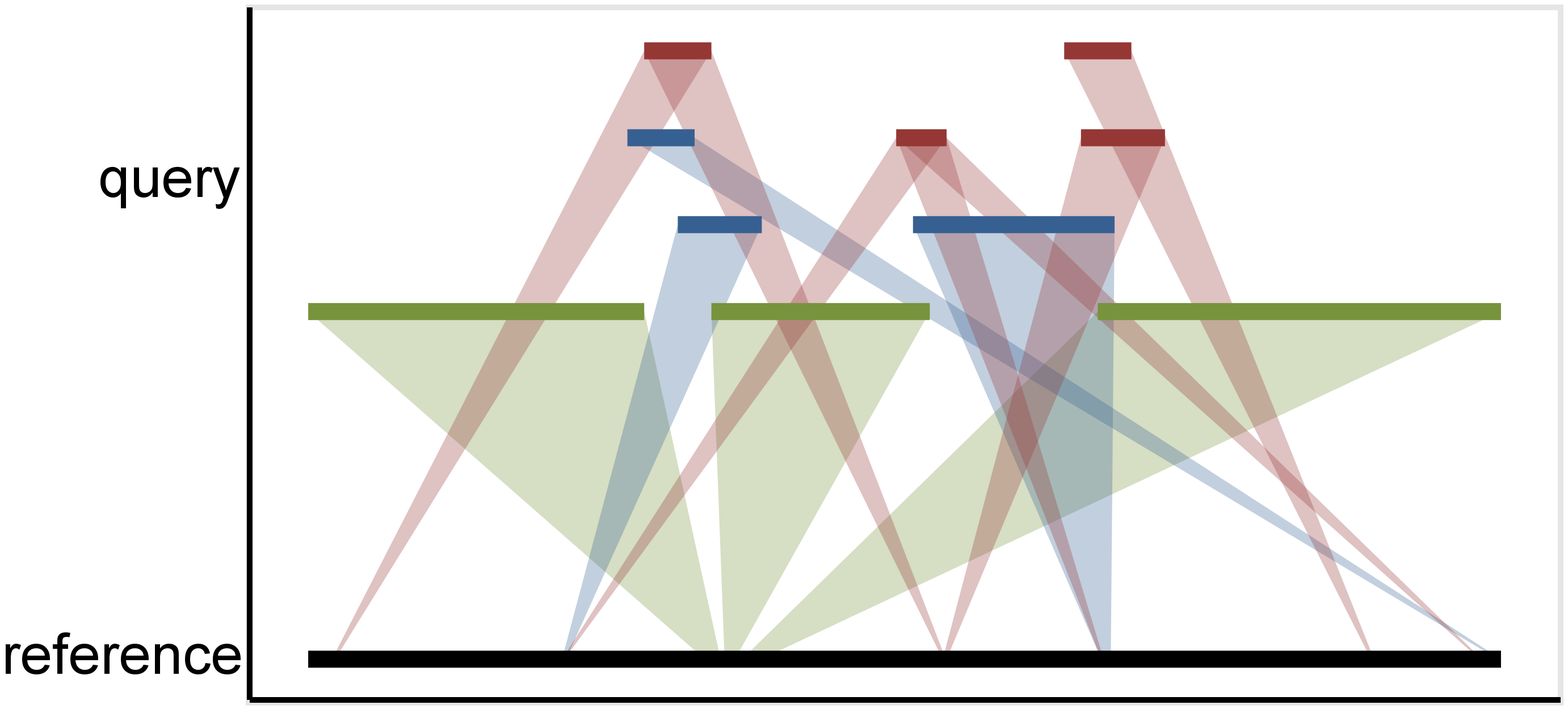
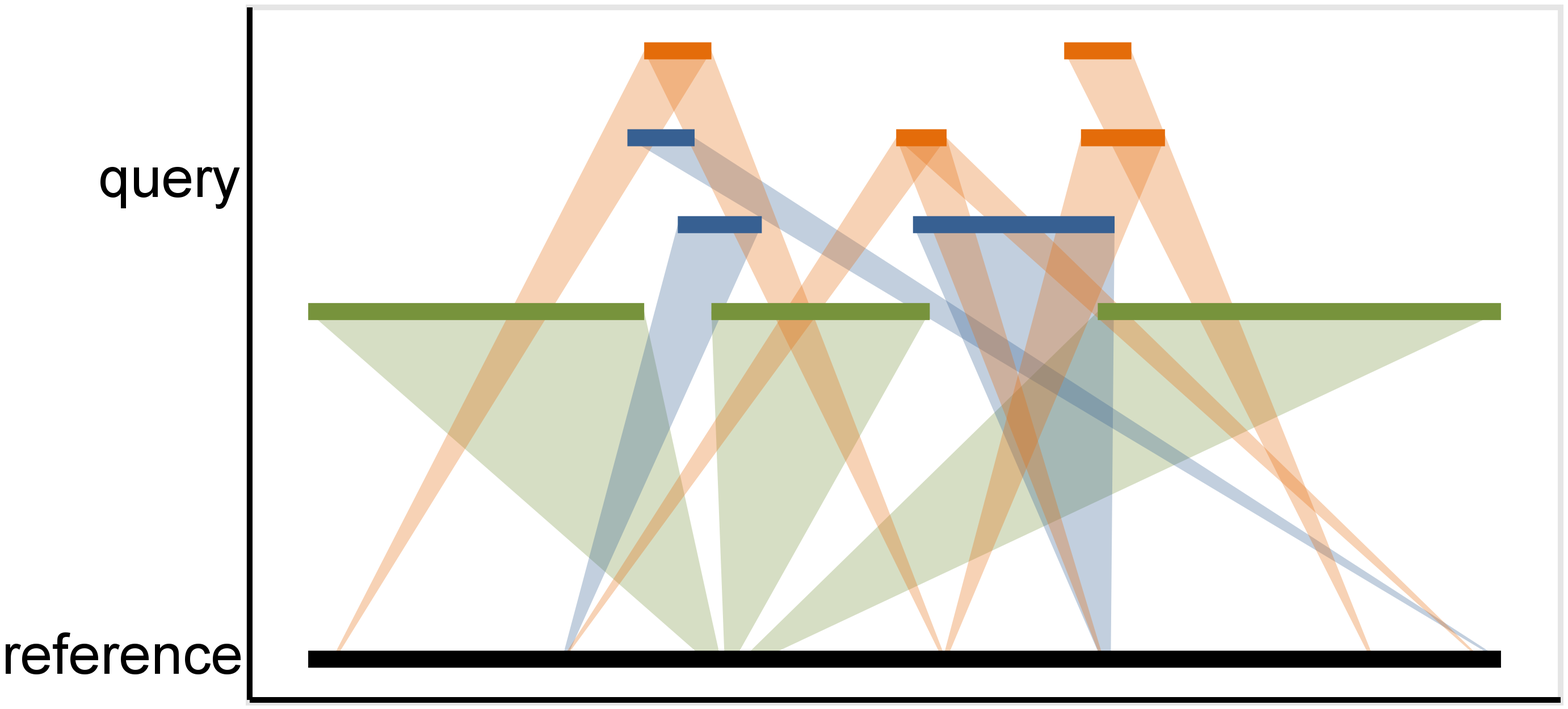
Layer changes from the first 1568 x 709 image to the second:
added layer "Pasted Layer" above "unrelatedNonEnclosedSeeds.svg" over [left=336, top=41, right=1474, bottom=651]
